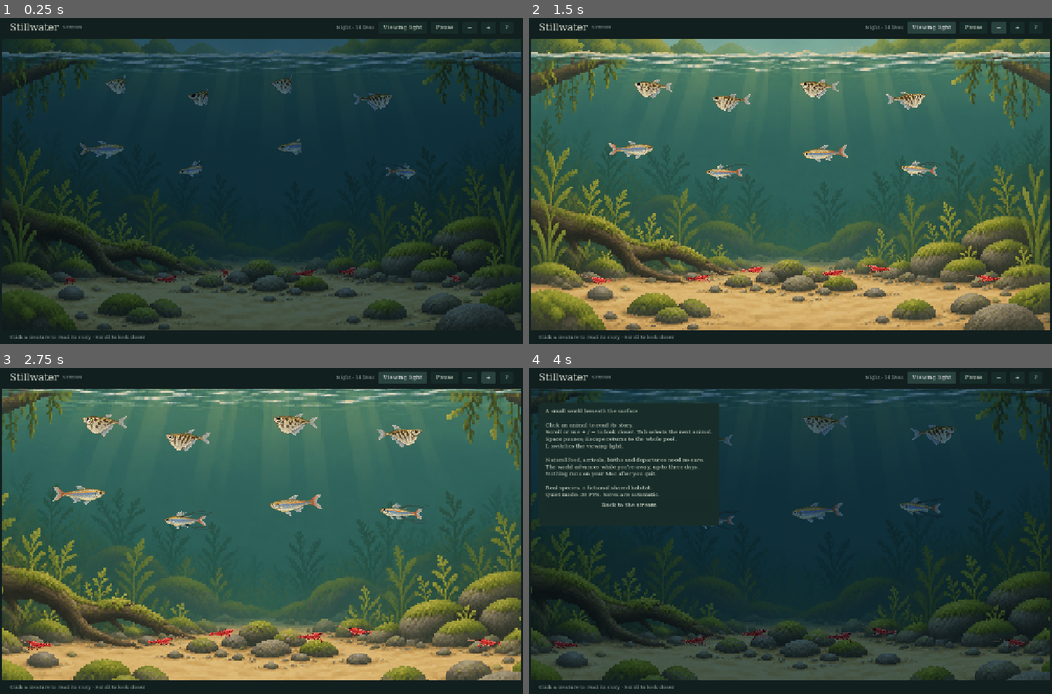
Above: before the commit, frames 1-4 (two rows, left to right).
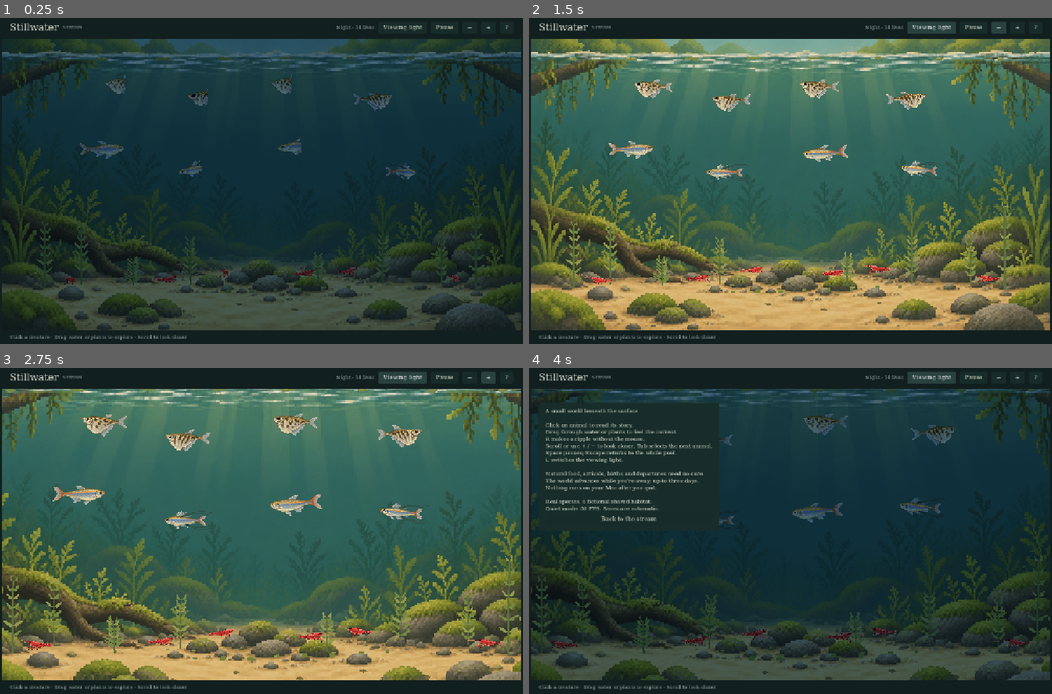
Above: after the commit, the same moments.

Repository: ianlin0430/stillwater
Game: Godot game, scene res://scenes/main.tscn
Two runs of this game, one before a commit and one after it. Both use one fixed random seed, a clock stepped at 60 frames per second and the inputs below.
Inputs:
- Up to frame 1 (0.25 s): no input
- Up to frame 2 (1.5 s): click "Viewing light" at 0.5 s; click "−" at 1.25 s
- Up to frame 3 (2.75 s): click "+" at 2 s
- Up to frame 4 (4 s): click "?" at 2.75 s; click "Viewing light" at 3.5 s

The runs differ from the first frame. In frame 1, 0.9% of the frame differs, in the area x 7-93%, y 11-99%; in frame 2, 1.5%; in frame 3, 1.8%; in frame 4, 3.5%, in the area x 0-100%, y 6-99%.

Commit message:
Stillwater: Codex's frontend interaction work, committed as-is
Drag ripples, plant sway, wakes, the habitat layer and test_frontend, as
Codex left them in the working tree (last edited 08:29). Committed by
Claude at the user's request so the motion-smoothing fix can build on it
without mixing hunks; no content was changed. test_frontend 10/0 and
test_presentation 26/0 pass on this tree.

Co-Authored-By: Claude Opus 5.5 <noreply@anthropic.com>

Diff:
--- a/stream/scripts/main.gd
+++ b/stream/scripts/main.gd
@@ -209,7 +209,7 @@
 	var help_box := VBoxContainer.new()
 	help_panel.add_child(help_box)
 	var help_text := Label.new()
-	help_text.text="A small world beneath the surface\n\nClick an animal to read its story.\nScroll or use + / − to look closer. Tab  …(354 unchanged characters)…
+	help_text.text="A small world beneath the surface\n\nClick an animal to read its story.\nDrag through water or plants to feel the current.\nR makes a ripple without the mouse.\nScroll or use + / − to look closer. Tab  …(354 unchanged characters)…
 	help_text.add_theme_font_size_override("font_size",13)
 	help_box.add_child(help_text)
 	help_box.add_child(_button("Back to the stream",func() -> void: help_panel.hide()))
@@ -247,15 +247,26 @@
 	return panel
 
 func _scene_input(event: InputEvent) -> void:
-	if event is InputEventMouseButton and event.pressed:
-		if event.button_index==MOUSE_BUTTON_WHEEL_UP:
-			_zoom(0.10)
-		elif event.button_index==MOUSE_BUTTON_WHEEL_DOWN:
-			_zoom(-0.10)
-		elif event.button_index==MOUSE_BUTTON_LEFT:
-			var fit: float=minf(display.size.x/1280,display.size.y/720)
-			var offset: Vector2=(display.size-Vector2(1280,720)*fit)/2
-			_select(stage.pick((event.position-offset)/fit))
+	# Frontend-only interactions. Mouse coordinates account for letterboxing and zoom.
+	var fit: float=minf(display.size.x/1280,display.size.y/720)
+	if fit<=0: return
+	var offset: Vector2=(display.size-Vector2(1280,720)*fit)/2
+	if event is InputEventMouse:
+		var point: Vector2=(event.position-offset)/fit
+		if not Rect2(0,0,1280,720).has_point(point): return
+		if event is InputEventMouseMotion:
+			display.tooltip_text=stage.describe_environment(point)
+			if not paused and event.button_mask&MOUSE_BUTTON_MASK_LEFT:
+				stage.interact(point,clampf(event.relative.length()/12.0,0.2,1.0))
+		elif event is InputEventMouseButton and event.pressed:
+			if event.button_index==MOUSE_BUTTON_WHEEL_UP:
+				_zoom(0.10)
+			elif event.button_index==MOUSE_BUTTON_WHEEL_DOWN:
+				_zoom(-0.10)
+			elif event.button_index==MOUSE_BUTTON_LEFT:
+				var hit: int=stage.pick(point)
+				_select(hit)
+				if hit<0 and not paused: stage.interact(point)
 
 func _select(id: int) -> void:
 	selected=id
@@ -301,6 +312,9 @@
 				_select(-1)
 				stage.zoom=1
 				stage.center=Vector2(640,360)
+			KEY_R:
+				if not paused: stage.interact(Vector2(640,360))
+				get_viewport().set_input_as_handled()
 			KEY_TAB:
 				if not event.shift_pressed and not world.state.animals.is_empty():
 					var index: int=-1
@@ -343,7 +357,7 @@
 	stage.natural_light=clampf(sin((hour-6)/12*PI),0,1)
 	stage.viewing_light=viewing_light
 	climate.text=("Night" if hour<6 or hour>=20 else "Evening" if hour>=17 else "Morning" if hour<11 else "Daylight")+" · "+str(world.state.animals.size())+" lives"
-	status.text="Click a creature to read its story · Scroll to look closer" if not paused else "Paused · the stream will continue when you resume"
+	status.text="Click a creature · Drag water or plants to explore · Scroll to look closer" if not paused else "Paused · the stream will continue when you resume"
 	if qa_clock<away_until and not away_text.is_empty():
 		status.text=away_text
 	if not failure_status.is_empty():
--- /dev/null
+++ b/stream/scripts/stream_habitat.gd
@@ -0,0 +1,158 @@
+class_name StreamHabitat
+extends Node2D
+# Read-only frontend. All coordinates are 1280x720 world coordinates.
+# No StreamWorld methods, ecological RNG, save writes, or biological side effects.
+const ROOTS: Array[Vector2]=[Vector2(105,615),Vector2(195,605),Vector2(325,615),Vector2(465,605),Vector2(780,610),Vector2(940,603),Vector2(1085,611),Vector2(1170,620)]
+var clock: float=0
+var redraw_clock: float=0
+var touch_clock: float=-10
+var impulses: Array[Dictionary]=[]
+var bends: Array[float]=[]
+var brush: Vector2=Vector2(-999,-999)
+var brush_strength: float=0
+var resources: Dictionary={"stem":45.0,"floating":24.0,"biofilm":32.0,"microfauna":24.0,"detritus":8.0}
+var desired_resources: Dictionary=resources.duplicate()
+var animals: Array=[]
+var previous: Dictionary={}
+var wake_clock: Dictionary={}
+var needs_initial_resources: bool=true
+
+func _ready() -> void:
+	for i in ROOTS.size(): bends.append(0.0)
+
+func apply_snapshot(value: Dictionary) -> void:
+	animals=value.get("animals",[]).duplicate(true)
+	var incoming: Dictionary=value.get("resources",{})
+	for key: String in resources:
+		if incoming.has(key) and (incoming[key] is float or incoming[key] is int) and is_finite(float(incoming[key])):
+			desired_resources[key]=maxf(0,float(incoming[key]))
+	if needs_initial_resources:
+		resources=desired_resources.duplicate()
+		needs_initial_resources=false
+	var present: Dictionary={}
+	for a: Dictionary in animals: present[a.id]=true
+	for id: Variant in previous.keys():
+		if not present.has(id):
+			previous.erase(id)
+			wake_clock.erase(id)
+
+func touch(point: Vector2, strength: float=1.0) -> void:
+	brush=point
+	brush_strength=clampf(strength,0.0,1.0)
+	if clock-touch_clock<0.12: return
+	touch_clock=clock
+	_add_impulse(Vector2(point.x,52) if point.y<100 else point,Vector2.ZERO,"surface" if point.y<100 else "water",1.0)
+
+func _add_impulse(point: Vector2, velocity: Vector2, kind: String, strength: float) -> void:
+	if impulses.size()>=24: impulses.pop_front()
+	impulses.append({"point":point,"velocity":velocity,"kind":kind,"age":0.0,"strength":strength})
+
+func describe(point: Vector2) -> String:
+	if point.y<110: return "Floating leaves · drag to ripple the surface"
+	for i in ROOTS.size():
+		if point.distance_to(ROOTS[i]-Vector2(0,_height(i)*0.5))<65:
+			return "Water plants · brush past to bend the fronds"
+	if point.y>555: return "Moss and leaf litter · shrimp grazing ground"
+	return "Drag through the water · click a creature to inspect"
+
+func _height(i: int) -> float:
+	return (65.0+float((i*37)%70)+(90.0 if i in [0,7] else 40.0 if i in [1,6] else 0.0))*clampf(sqrt(resources.stem/45.0),0.25,1.35)
+
+func advance(delta: float) -> void:
+	if delta<=0: return
+	clock+=delta
+	for key: String in resources:
+		resources[key]=lerpf(resources[key],desired_resources[key],1.0-exp(-delta*1.8))
+	brush_strength=maxf(0,brush_strength-delta*0.7)
+	for i in ROOTS.size():
+		var target: float=sin(clock*0.65+i*1.7)*3.0
+		var mid: Vector2=ROOTS[i]-Vector2(0,_height(i)*0.5)
+		if brush.distance_to(mid)<110:
+			target+=clampf((brush.x-mid.x)*0.65,-38,38)*brush_strength
+		for a: Dictionary in animals:
+			var p:=Vector2(a.x,a.y)
+			var distance: float=p.distance_to(mid)
+			if distance<95:
+				target+=float(a.get("vx",0.0))*0.65*(1.0-distance/95.0)
+		bends[i]=lerpf(bends[i],clampf(target,-44,44),1.0-exp(-delta*3.5))
+	for a: Dictionary in animals:
+		var p:=Vector2(a.x,a.y)
+		var v:=Vector2(a.get("vx",0.0),a.get("vy",0.0))
+		if previous.has(a.id) and clock-float(wake_clock.get(a.id,-10.0))>0.7:
+			if v.length()>7 and p.distance_to(previous[a.id])<80:
+				_add_impulse(p-v.normalized()*22,v,"wake",clampf(v.length()/25,0.2,0.7))
+				wake_clock[a.id]=clock
+			elif a.species=="shrimp" and a.activity=="Grazing":
+				_add_impulse(p+Vector2(18*float(a.direction),-4),Vector2(0,-3),"graze",0.4)
+				wake_clock[a.id]=clock+1.0
+		previous[a.id]=p
+	for impulse: Dictionary in impulses: impulse.age+=delta
+	impulses=impulses.filter(func(v: Dictionary) -> bool: return v.age<2.1)
+	redraw_clock+=delta
+	if redraw_clock>=1.0/15.0:
+		redraw_clock=0
+		queue_redraw()
+
+func _draw() -> void:
+	if bends.size()!=ROOTS.size(): return
+	for i in ROOTS.size(): _plant(i)
+	# Independent patches expose resource changes without replacing the painted distance.
+	var moss_count: int=int(clampf(resources.biofilm/2.0,0,28))
+	for i in moss_count:
+		var x: float=435+float((i*59)%475)
+		var y: float=606+float((i*17)%19)
+		draw_rect(Rect2(x,y,7+i%4*2,3+i%3*2),Color("7e8e45") if i%3 else Color("a0a45a"))
+	for i in int(clampf(resources.detritus,0,18)):
+		var p:=Vector2(165+float((i*137)%960),645+float((i*13)%29))
+		for impulse: Dictionary in impulses:
+			var distance: float=p.distance_to(impulse.point)
+			if impulse.kind=="water" and distance<100:
+				p+=Vector2(sin(impulse.age*4+i)*10,-sin(minf(impulse.age/2.1,1)*PI)*8)*(1-distance/100)*(1-impulse.age/2.1)
+		draw_colored_polygon(PackedVector2Array([p,p+Vector2(10,-3),p+Vector2(18,1),p+Vector2(8,5)]),Color("817445"))
+	for i in int(clampf(resources.floating/2.0,0,18)):
+		var p:=Vector2(100+float((i*151)%1070),49+sin(clock*0.6+i)*2)
+		for impulse: Dictionary in impulses:
+			if impulse.kind=="surface":
+				p.y+=sin(impulse.age*9-absf(p.x-impulse.point.x)*0.025)*exp(-impulse.age*2)*maxf(0,1-absf(p.x-impulse.point.x)/260)*7
+		draw_line(p+Vector2(0,4),p+Vector2(sin(clock+i)*3,25+i%3*7),Color(0.47,0.55,0.32,0.4),1.5)
+		draw_colored_polygon(PackedVector2Array([p+Vector2(-10,0),p+Vector2(-5,-4),p+Vector2(7,-4),p+Vector2(12,1),p+Vector2(4,5),p+Vector2(-5,4)]),Color("879654"))
+		draw_line(p+Vector2(-4,-2),p+Vector2(5,-2),Color("b2b777"),2)
+	for impulse: Dictionary in impulses: _ripple(impulse)
+
+func _plant(i: int) -> void:
+	var root: Vector2=ROOTS[i]
+	var height: float=_height(i)
+	var points:=PackedVector2Array()
+	for j in 9:
+		var t: float=float(j)/8
+		points.append((root+Vector2(bends[i]*t*t,-height*t)).snapped(Vector2(2,2)))
+	draw_polyline(points,Color("657c43"),3,false)
+	for j in range(2,9):
+		var t: float=float(j)/8
+		var at: Vector2=points[j]
+		var length: float=(18.0+float((i*7+j*3)%12))*(1-t*0.55)
+		for side in [-1,1]:
+			var tip: Vector2=at+Vector2(side*length+bends[i]*t*0.17,-10)
+			var leaf:=PackedVector2Array([at,at+Vector2(side*6,-7),tip+Vector2(-side*3,-3),tip,at+Vector2(side*7,1)])
+			for k in leaf.size(): leaf[k]=leaf[k].snapped(Vector2(2,2))
+			draw_colored_polygon(leaf,Color("82964e") if (i+j)%3 else Color("a0a75a"))
+
+func _ripple(v: Dictionary) -> void:
+	var t: float=v.age
+	var opacity: float=(1-t/2.1)*float(v.strength)
+	var p: Vector2=v.point
+	if v.kind=="graze":
+		for i in 3:
+			draw_rect(Rect2(p+Vector2(sin(i*2+t)*5,-t*7-i*2),Vector2(2,2)),Color(0.68,0.68,0.43,opacity*0.5))
+		return
+	if v.kind=="wake":
+		p-=Vector2(v.velocity)*t*0.2
+		var normal: Vector2=Vector2(v.velocity).normalized().orthogonal()
+		draw_line(p-normal*(3+t*8),p+normal*(3+t*8),Color(0.65,0.79,0.69,opacity*0.18),1.5)
+		return
+	var line:=PackedVector2Array()
+	var radius: float=8+t*48
+	for i in 33:
+		var angle: float=TAU*float(i)/32
+		line.append((p+Vector2(cos(angle)*radius,sin(angle)*radius*(0.18 if v.kind=="surface" else 0.42))).snapped(Vector2(2,2)))
+	draw_polyline(line,Color(0.72,0.86,0.77,opacity*0.42),2,false)
--- a/stream/scripts/stream_stage.gd
+++ b/stream/scripts/stream_stage.gd
@@ -14,6 +14,8 @@
 var water_clock: float = 0
 var motes: Node2D
 var water_material: ShaderMaterial
+var habitat: Node2D
+var interaction_enabled: bool=true
 
 func _ready() -> void:
 	texture_filter=CanvasItem.TEXTURE_FILTER_NEAREST
@@ -30,11 +32,15 @@
 	motes.set_script(preload("res://scripts/stream_motes.gd"))
 	motes.z_index=2
 	add_child(motes)
+	habitat=preload("res://scripts/stream_habitat.gd").new()
+	habitat.z_index=0
+	add_child(habitat)
 	dimmer=CanvasModulate.new()
 	add_child(dimmer)
 
 func apply_snapshot(value: Dictionary) -> void:
 	snapshot=value
+	habitat.apply_snapshot(value)
 	var present: Dictionary = {}
 	for a: Dictionary in value.animals:
 		present[a.id]=true
@@ -81,6 +87,7 @@
 	water_clock+=delta
 	water_material.set_shader_parameter("water_clock",water_clock)
 	motes.advance(delta)
+	habitat.advance(delta)
 	for id: int in rigs:
 		var rig: Node2D = rigs[id]
 		rig.position=rig.position.lerp(targets[id],minf(1,delta*9))
@@ -106,3 +113,10 @@
 			best=distance
 			id=key
 	return id
+
+func interact(viewport_point: Vector2, strength: float=1.0) -> void:
+	if interaction_enabled:
+		habitat.touch((viewport_point-position)/zoom,strength)
+
+func describe_environment(viewport_point: Vector2) -> String:
+	return habitat.describe((viewport_point-position)/zoom)
--- /dev/null
+++ b/stream/tests/test_frontend.gd
@@ -0,0 +1,49 @@
+extends SceneTree
+var checks: int=0
+var failures: Array[String]=[]
+func check(ok: bool, message: String) -> void:
+	checks+=1
+	if not ok: failures.append(message)
+func _initialize() -> void: call_deferred("run")
+func run() -> void:
+	var world:=StreamWorld.new(42,1000)
+	var before: PackedByteArray=var_to_bytes(world.export_state())
+	var stage:=StreamStage.new()
+	root.add_child(stage)
+	stage.apply_snapshot(world.snapshot())
+	stage.animate(0.1)
+	var h=stage.habitat
+	var root_point: Vector2=h.ROOTS[0]-Vector2(-30,h._height(0)*0.5)
+	stage.interact(root_point)
+	stage.animate(0.2)
+	check(absf(h.bends[0])>2,"Dragging plants produces a local bend")
+	check(h.impulses.size()>0,"Water interaction produces visible impulses")
+	var frozen: float=h.clock
+	stage.animate(0)
+	check(h.clock==frozen,"Pause freezes environmental animation")
+	for i in 300:
+		stage.interact(Vector2(500+i%20,60))
+		stage.animate(1.0/30)
+	check(h.impulses.size()<=24,"Repeated interaction remains bounded")
+	check(var_to_bytes(world.export_state())==before,"Frontend input does not alter world, events, clocks or random state")
+	var low: Dictionary=world.snapshot()
+	low.resources.stem=0.0
+	low.resources.floating=0.0
+	low.resources.biofilm=0.0
+	h.apply_snapshot(low)
+	for i in 180: stage.animate(1.0/30)
+	check(h.resources.stem<0.01 and h.resources.floating<0.01,"Resource depletion updates living foreground")
+	check(var_to_bytes(world.export_state())==before,"Resource presentation leaves the actual model unchanged")
+	stage.zoom=1.65
+	stage.center=Vector2(680,380)
+	stage.animate(0.2)
+	var at:=Vector2(350,210)
+	stage.interact(stage.position+at*stage.zoom)
+	check(h.brush.distance_to(at)<0.001,"Pointer maps correctly through pan and zoom")
+	stage.interaction_enabled=false
+	stage.interact(Vector2.ZERO)
+	check(h.brush.distance_to(at)<0.001,"Disabled interaction does not produce input effects")
+	for i in 120: stage.animate(1.0/30)
+	check(h.impulses.is_empty(),"Interaction effects expire")
+	print(JSON.stringify({"checks":checks,"failures":failures}))
+	quit(0 if failures.is_empty() else 1)
Not shown, added: stream/scripts/stream_habitat.gd.uid
Not shown, added: stream/tests/test_frontend.gd.uid
Not shown, added: stream/docs/FRONTEND_BACKEND_CONTRACT.md
